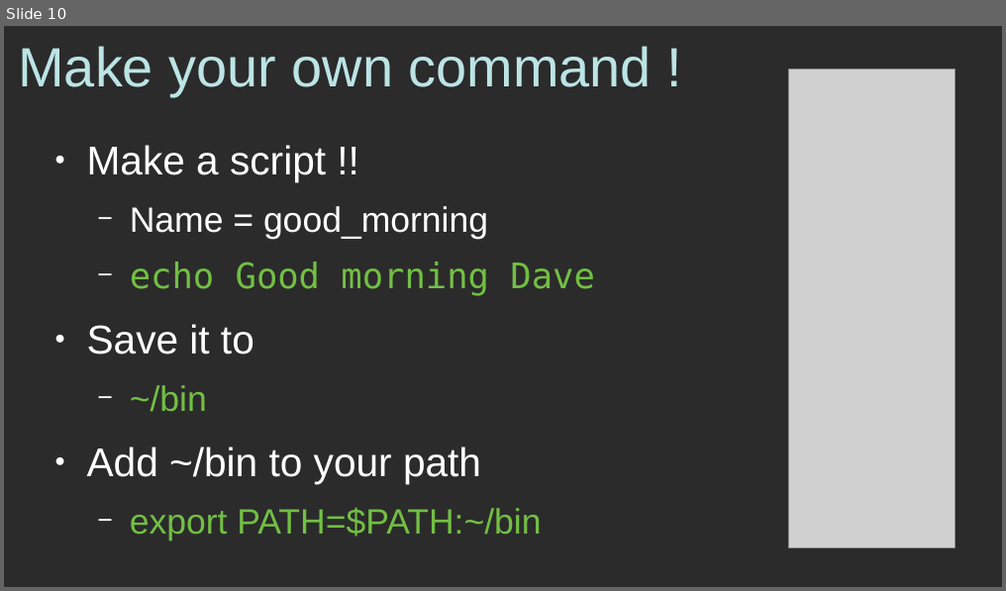
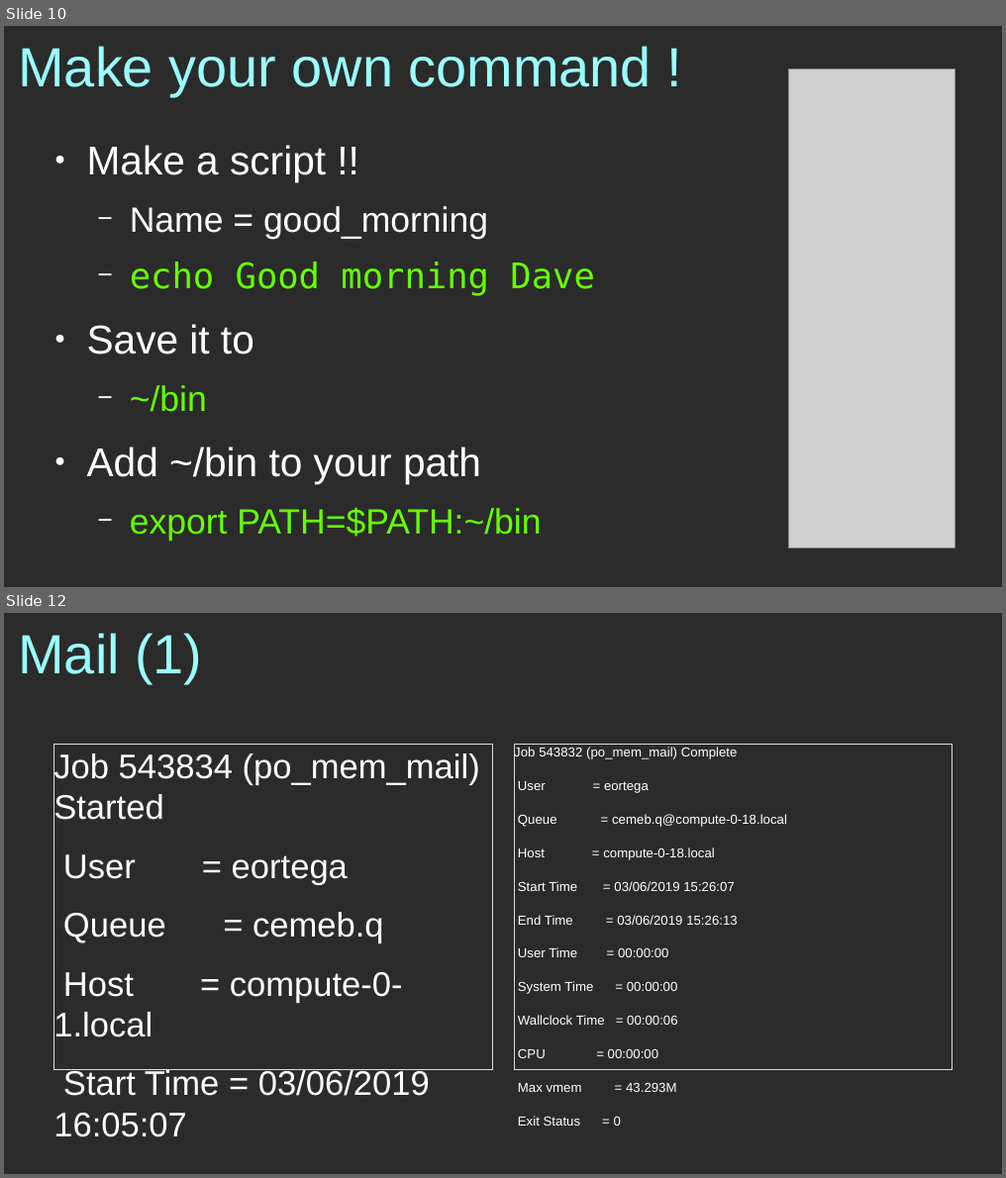
Before and after one commit to 3nrique0/tutorials, a slide deck: qse_qsub/qsub.odp. Shown one above the other, each under a label of ours: slide 10 before the commit, slides 10 and 12 after it; the slides between them are not shown. The pictures are 1006x591 and 1006x1178 pixels, drawn with LibreOffice and Linux fonts; fonts in the diff are those of the drawing; grey boxes stand for pictures; background and template pictures are left out; a plain dark background stands for a picture behind light text. Boxes give left, top, right and bottom in pixels: in the first picture for what was removed or moved away, otherwise in the second. Text is boxed around its words. In the diff, an @@ line names an element or a change of style, - is before the commit and + after.

```diff
--- a/qse_qsub/qsub.odp
+++ b/qse_qsub/qsub.odp
@@ slide 12 added at box(4, 613, 1002, 1174), background picture (left out) @@
@@ title added at box(18, 633, 202, 683), 44 pt, text #99FFFF @@
+Mail (1)
@@ text added at box(54, 745, 492, 1070), outline #DDDDDD 0 pt, 27.2 pt, text #FFFFFF @@
+Job 543834 (po_mem_mail) Started
+User = eortega
+Queue = cemeb.q
+Host = compute-0-1.local
+Start Time = 03/06/2019 16:05:07
@@ text added at box(515, 745, 953, 1070), outline #DDDDDD 0 pt, 10.4 pt, text #FFFFFF @@
+Job 543832 (po_mem_mail) Complete
+User = eortega
+Queue = cemeb.q@compute-0-18.local
+Host = compute-0-18.local
+Start Time = 03/06/2019 15:26:07
+End Time = 03/06/2019 15:26:13
+User Time = 00:00:00
+System Time = 00:00:00
+Wallclock Time = 00:00:06
+CPU = 00:00:00
+Max vmem = 43.293M
+Exit Status = 0
@@ slide 10 changed as well @@
@@ title "Make your own command !" at box(18, 46, 651, 96): text colour #BCE4E5 to #99FFFF @@
@@ text at box(130, 262, 594, 541): text colour #72BF44 to #66FF00 in "echo Good morning Dave", "~/bin", "export PATH=$PATH:~/bin" @@
```
Also in this commit, not shown: 9 other slides changed, 5 other slides added.
